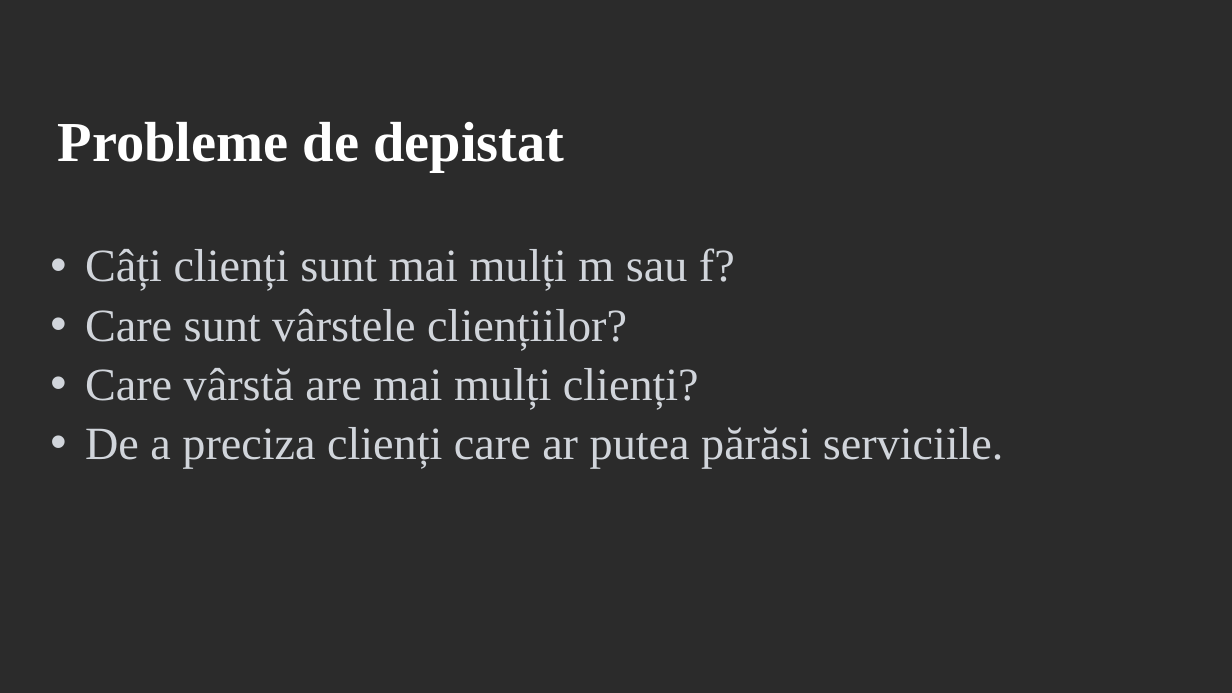
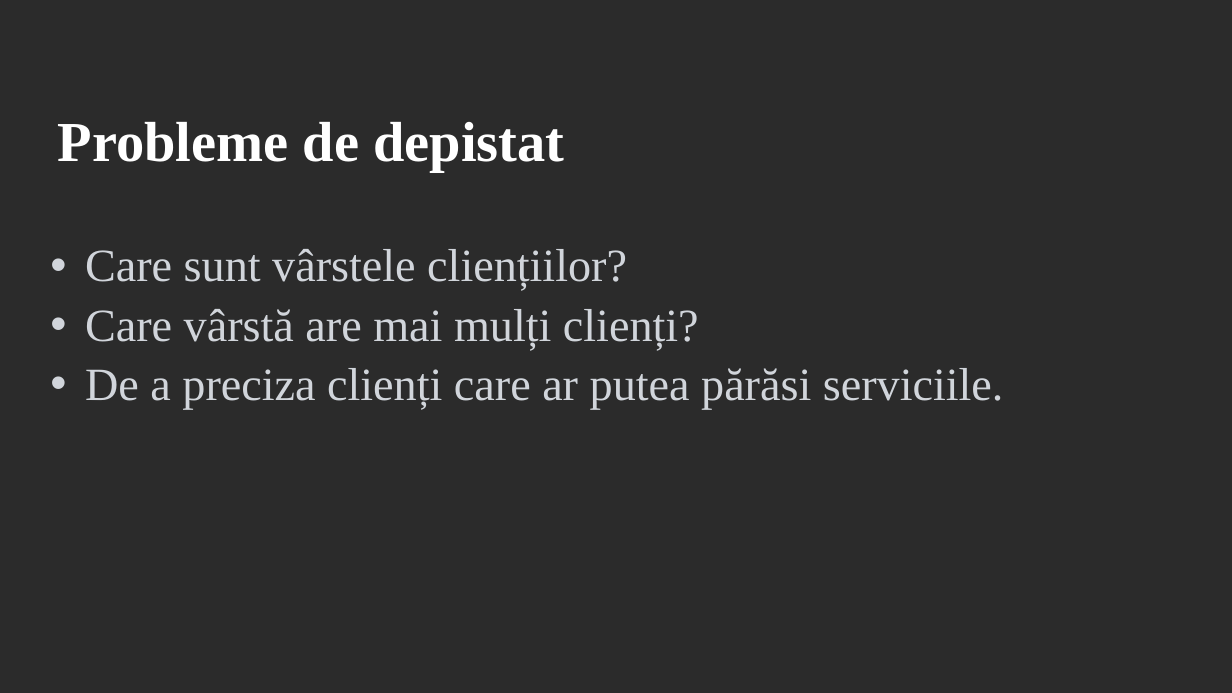
Before and after one commit to Cristian628/AnalizaDatelor, a slide deck: slide 2 of Data/Prezentarea Dataset.pptx. Drawn at 1232x693 pixels with LibreOffice and Linux fonts; fonts in the diff are those of the drawing; background and template pictures are left out; a plain dark background stands for a picture behind light text. Boxes give left, top, right and bottom in pixels: in the first picture for what was removed or moved away, otherwise in the second. Text is boxed around its words. In the diff, an @@ line names an element or a change of style, - is before the commit and + after.

Commit message:
Update pptx

```diff
--- a/Data/Prezentarea Dataset.pptx
+++ b/Data/Prezentarea Dataset.pptx
@@ text at (85, 248, 735, 291): paragraph removed @@
-• Câți clienți sunt mai mulți m sau f?
```
Also in this commit, not shown: 2 other slides changed.
